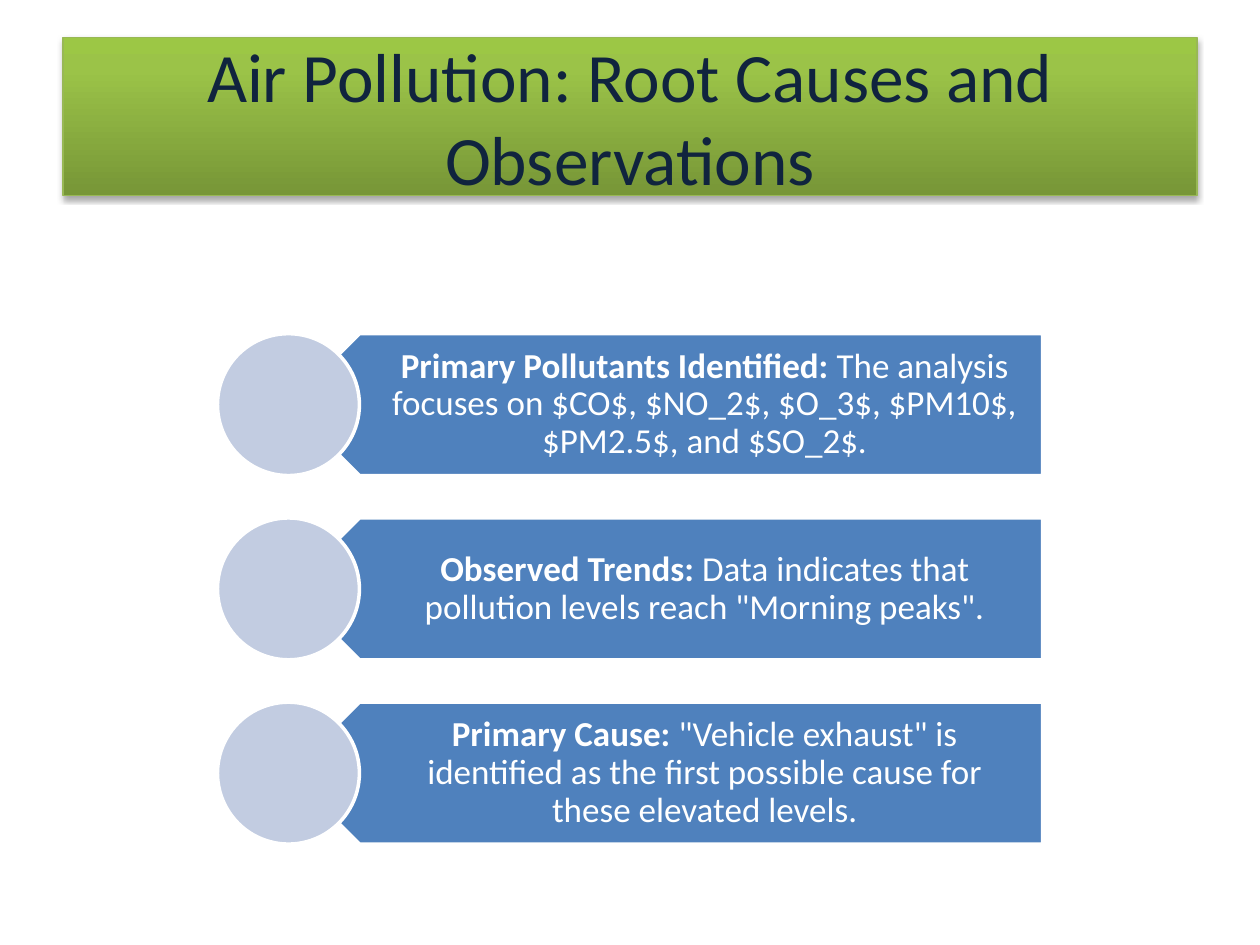
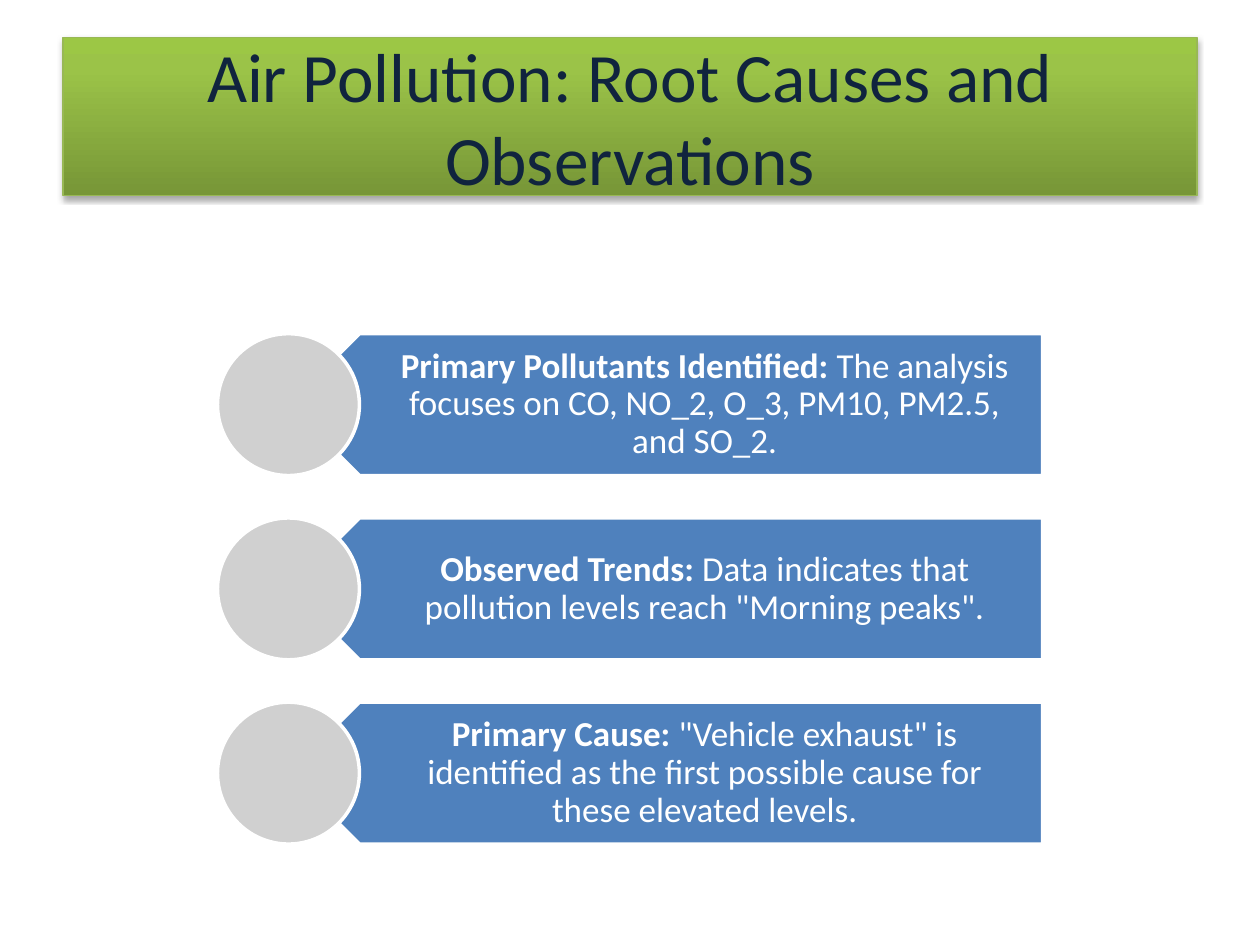
Before and after one commit to lopa3399/IT-anudip, a slide deck: slide 16 of PowerBI/project/The Air We Breathe.pptx. Drawn at 1260x945 pixels with LibreOffice and Linux fonts; fonts in the diff are those of the drawing; grey boxes stand for pictures. Boxes give left, top, right and bottom in pixels: in the first picture for what was removed or moved away, otherwise in the second. Text is boxed around its words. In the diff, an @@ line names an element or a change of style, - is before the commit and + after.

```diff
--- a/PowerBI/project/The Air We Breathe.pptx
+++ b/PowerBI/project/The Air We Breathe.pptx
@@ ellipse removed at bbox=[218, 334, 360, 476] @@
@@ picture added at bbox=[218, 334, 360, 476] @@
@@ text at bbox=[401, 353, 1008, 458]: text changed @@
-Primary Pollutants Identified: The analysis focuses on $CO$, $NO_2$, $O_3$, $PM10$, $PM2.5$, and $SO_2$.
+Primary Pollutants Identified: The analysis focuses on CO, NO_2, O_3, PM10, PM2.5, and SO_2.
@@ ellipse removed at bbox=[218, 518, 360, 660] @@
@@ picture added at bbox=[218, 518, 360, 660] @@
@@ ellipse removed at bbox=[218, 702, 360, 844] @@
@@ picture added at bbox=[218, 702, 360, 844] @@
```
Also in this commit, not shown: 1 other slide changed.
